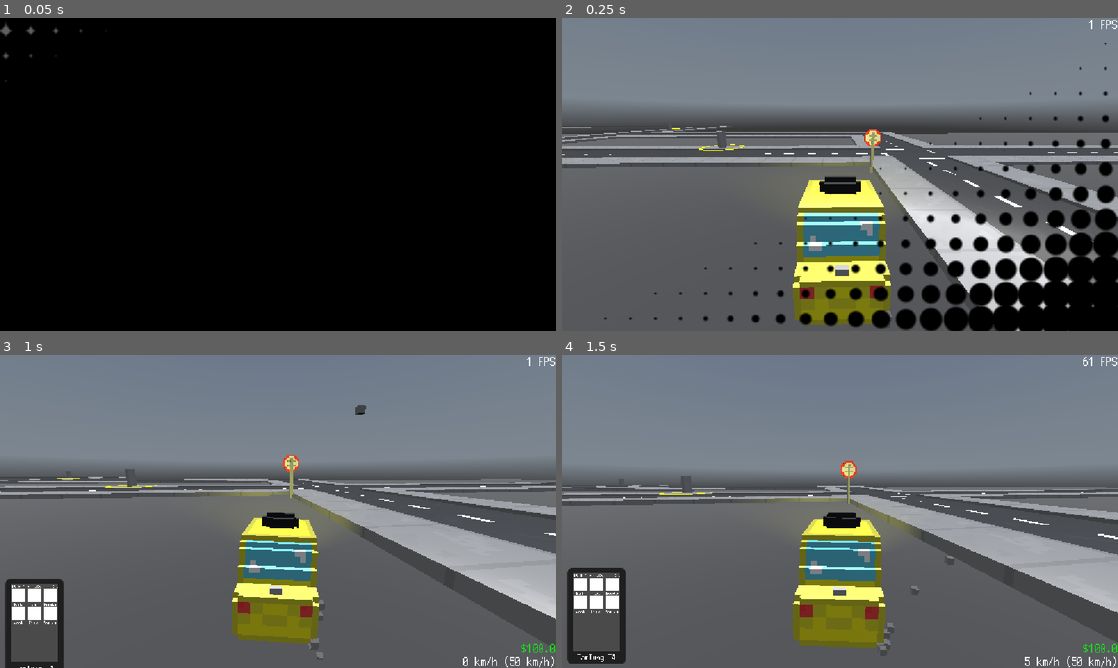
Above: before the commit, frames 1-4 (two rows, left to right).
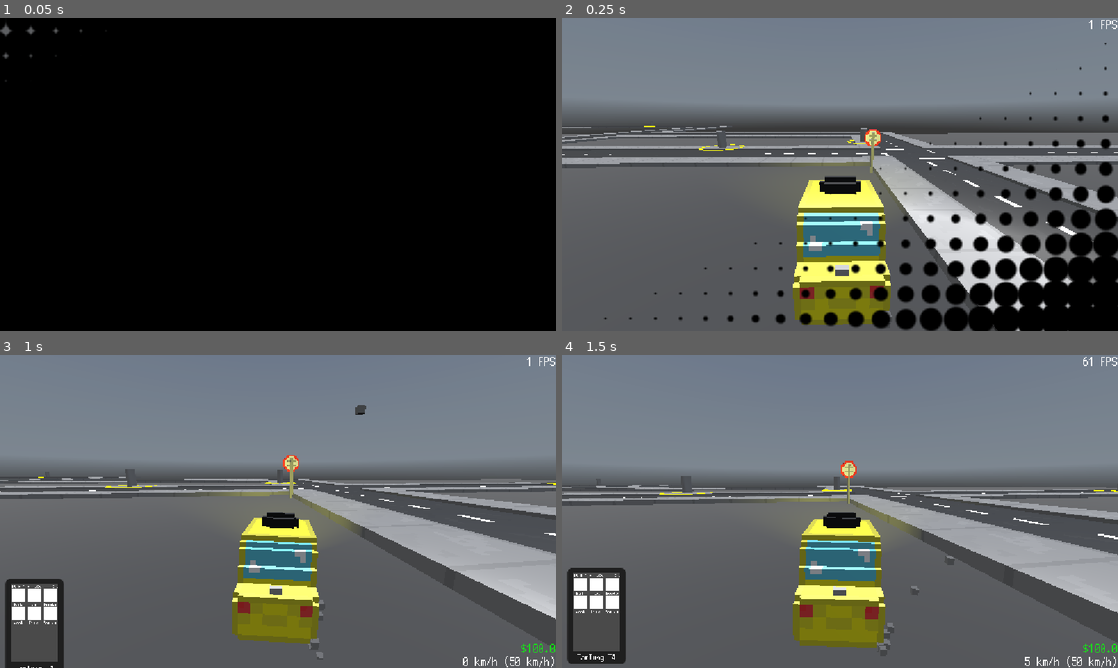
Above: after the commit, the same moments.

Repository: RafaeloxMC/super-taxi-sim
Game: Godot game, scene res://scenes/map/world.tscn
Same seed, same stepped clock (60 frames per second), same inputs: the game is played once before the commit and once after it. This scene is started directly instead of the project's main scene. A sky picture missing from this copy of the repository is replaced by a grey-blue gradient.
Inputs (mouse positions are in pixels of both pictures, inside the frame that each line leads up to):
- Up to frame 1 (0.05 s): no input
- Up to frame 2 (0.25 s): no input
- Up to frame 3 (1 s): tap Enter at 0.5 s; move the mouse to (400, 495) at 0.52 s; hold D (steer_right) from 0.53 s (still down); tap Q (phone) at 0.6 s; click (400, 495) at 0.67 s
- Up to frame 4 (1.5 s): move the mouse to (840, 511) at 1.27 s; release D (steer_right) at 1.28 s; hold S (brake) from 1.28 s (still down); tap Alt at 1.35 s; click (840, 511) at 1.42 s

Frame 1 is identical in both runs. In frame 2, less than 0.1% of the frame differs, in the area x 14-80%, y 34-43%; in frame 3, less than 0.1%; in frame 4, less than 0.1%, in the area x 6-100%, y 38-44%.

Commit message:
Improvements in pickup, dropoff, customer manager

Diff:
--- a/scenes/taxi.tscn
+++ b/scenes/taxi.tscn
@@ -88,7 +88,7 @@
 [node name="GPUParticles3D" type="GPUParticles3D" parent="Car/Model/Boost"]
 transform = Transform3D(1, 0, 0, 0, 1, 0, 0, 0, 1, -6.51123, 1.3046747, -15.630941)
 amount = 24
-lifetime = 0.09999999999999999
+lifetime = 0.1
 process_material = SubResource("ParticleProcessMaterial_vmegq")
 draw_pass_1 = SubResource("BoxMesh_rjbuy")
 
--- a/scripts/util/customer_manager.gd
+++ b/scripts/util/customer_manager.gd
@@ -28,5 +28,11 @@
 		print("Could not spawn customer: Roads Parent not found!")
 		return
 	var children = roads_container.get_children()
+	for child in children:
+		if child.has_node("Character"):
+			children.erase(child)
+	if children.size() == 0:
+		print("No empty roads left, returning null.")
+		return null
 	var child = children[randi_range(0, children.size() - 1)]
 	return child
--- a/scripts/world/character.gd
+++ b/scripts/world/character.gd
@@ -3,7 +3,7 @@
 var taxi_body: Node3D
 
 func _process(_delta: float) -> void:
-	if taxi_body && self.overlaps_body(taxi_body) and GameManager.speed == 0:
+	if taxi_body && self.overlaps_body(taxi_body) and round(GameManager.speed) == 0 && GameManager.customer == "":
 		GameManager.customer = GameManager.generate_random_name()
 		print("New customer! " + str(GameManager.customer))
 		CustomerManager.spawn_dropoff(GameManager.customer)
--- a/scripts/world/dropoff_location.gd
+++ b/scripts/world/dropoff_location.gd
@@ -11,7 +11,7 @@
 	if GameManager.customer != "" && GameManager.customer == customer:
 		is_dropoff_ready = true
 	self.visible = is_dropoff_ready
-	if is_dropoff_ready && taxi_body && self.overlaps_body(taxi_body) && GameManager.speed <= 0:
+	if is_dropoff_ready && taxi_body && self.overlaps_body(taxi_body) && round(GameManager.speed) == 0:
 		var driven_km = 1
 		# driven_km is a placeholder atm
 		GameManager.money_updated.emit(GameManager.money, GameManager.money + (GameManager.taxi_base_price * driven_km), "Customer " + GameManager.customer)
